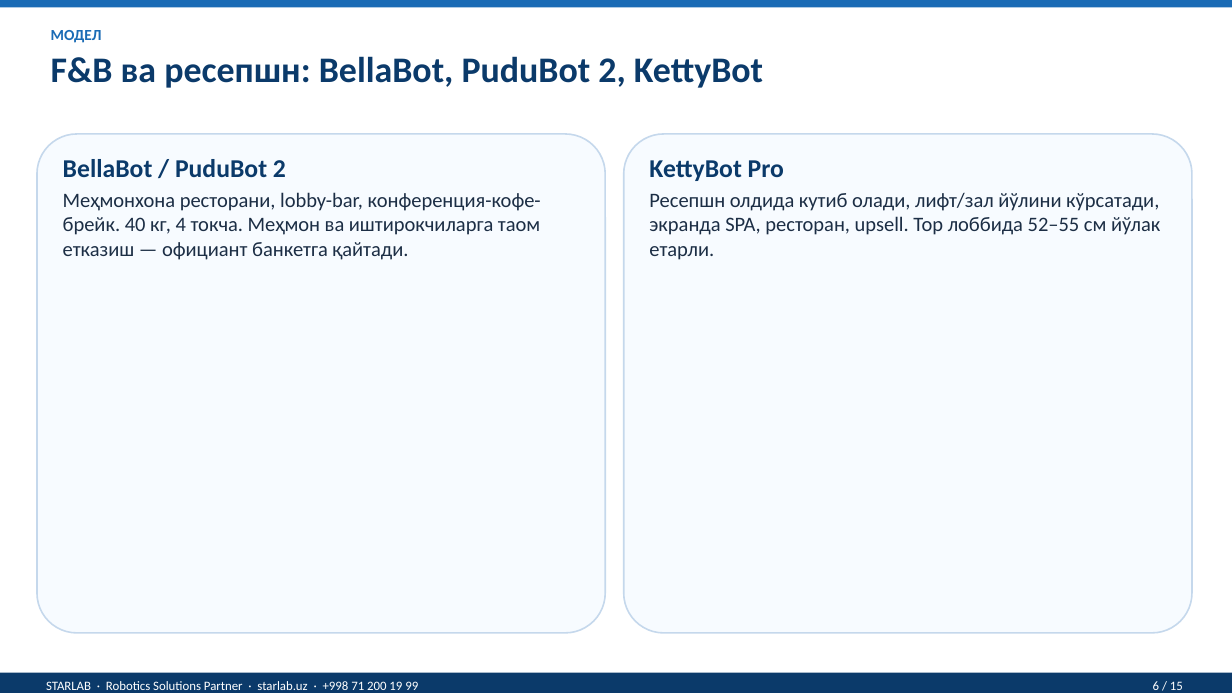
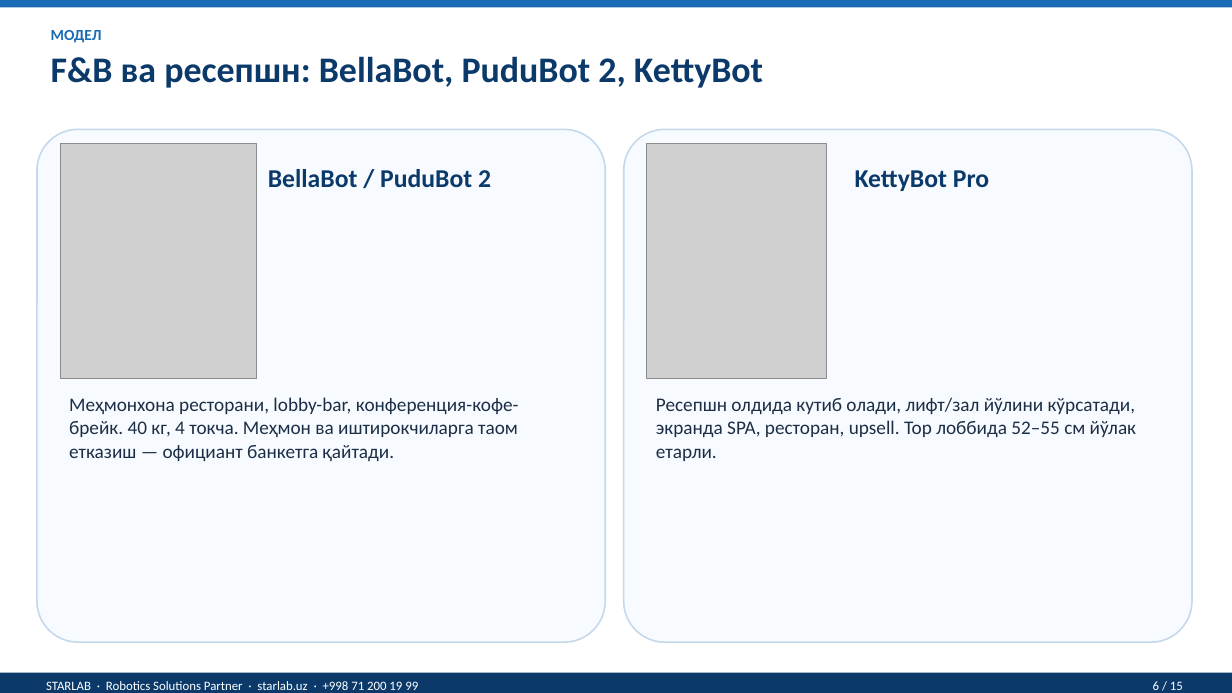
Before and after one commit to Musobek0809/moliya-bot, a slide deck: slide 6 of presentations/ROBOSANT_Mehmonxona_UZ_kirill.pptx. Drawn at 1232x693 pixels with LibreOffice and Linux fonts; fonts in the diff are those of the drawing; grey boxes stand for pictures. Boxes give left, top, right and bottom in pixels: in the first picture for what was removed or moved away, otherwise in the second. Text is boxed around its words. In the diff, an @@ line names an element or a change of style, - is before the commit and + after.

```diff
--- a/presentations/ROBOSANT_Mehmonxona_UZ_kirill.pptx
+++ b/presentations/ROBOSANT_Mehmonxona_UZ_kirill.pptx
@@ rounded rectangle resized from (x1=37, y1=134, x2=605, y2=633) to (x1=37, y1=129, x2=605, y2=642) @@
@@ picture added at (x1=60, y1=143, x2=256, y2=379) @@
@@ rounded rectangle resized from (x1=624, y1=134, x2=1192, y2=633) to (x1=624, y1=129, x2=1192, y2=642) @@
@@ picture added at (x1=647, y1=143, x2=826, y2=379) @@
@@ text "BellaBot / PuduBot 2" moved from (x1=63, y1=159, x2=286, y2=177) to (x1=268, y1=169, x2=491, y2=187) @@
@@ text "KettyBot Pro" moved from (x1=649, y1=160, x2=784, y2=181) to (x1=855, y1=170, x2=989, y2=191) @@
@@ text "Меҳмонхона ресторани, lobby-bar, конференция-кофе-брейк. 40 ..." moved from (x1=63, y1=192, x2=541, y2=260) to (x1=69, y1=397, x2=519, y2=461) @@
@@ text "Меҳмонхона ресторани, lobby-bar, конференция-кофе-брейк. 40 ..." at (x1=69, y1=397, x2=519, y2=461): size 16 to 15 pt @@
@@ text "Ресепшн олдида кутиб олади, лифт/зал ..." at (x1=656, y1=397, x2=1136, y2=461): size 16 to 15 pt @@
@@ text "Ресепшн олдида кутиб олади, лифт/зал ..." moved from (x1=649, y1=193, x2=1160, y2=260) to (x1=656, y1=397, x2=1136, y2=461) @@
```
Also in this commit, not shown: 6 other slides changed, 29 other files.
